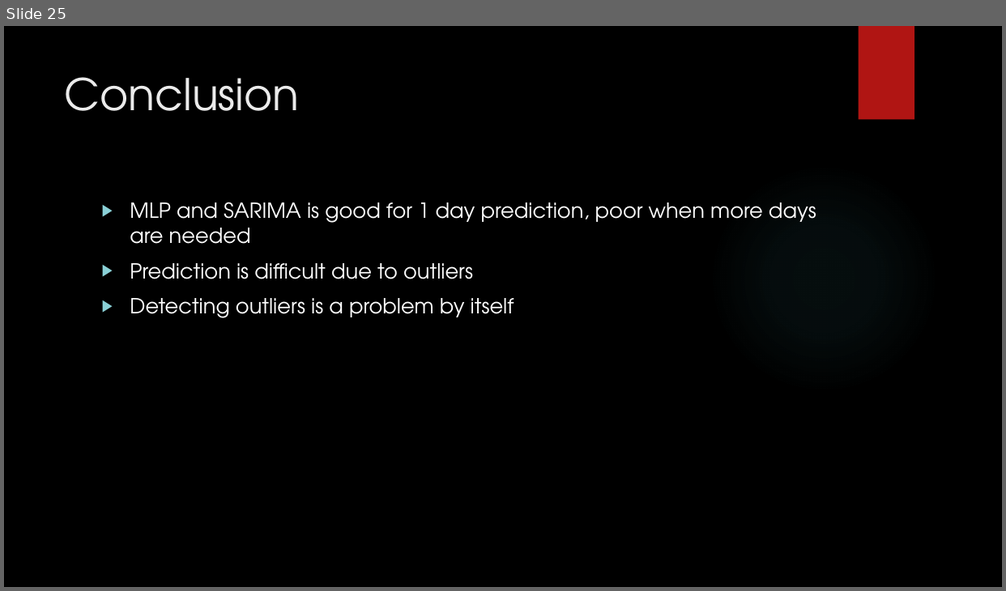
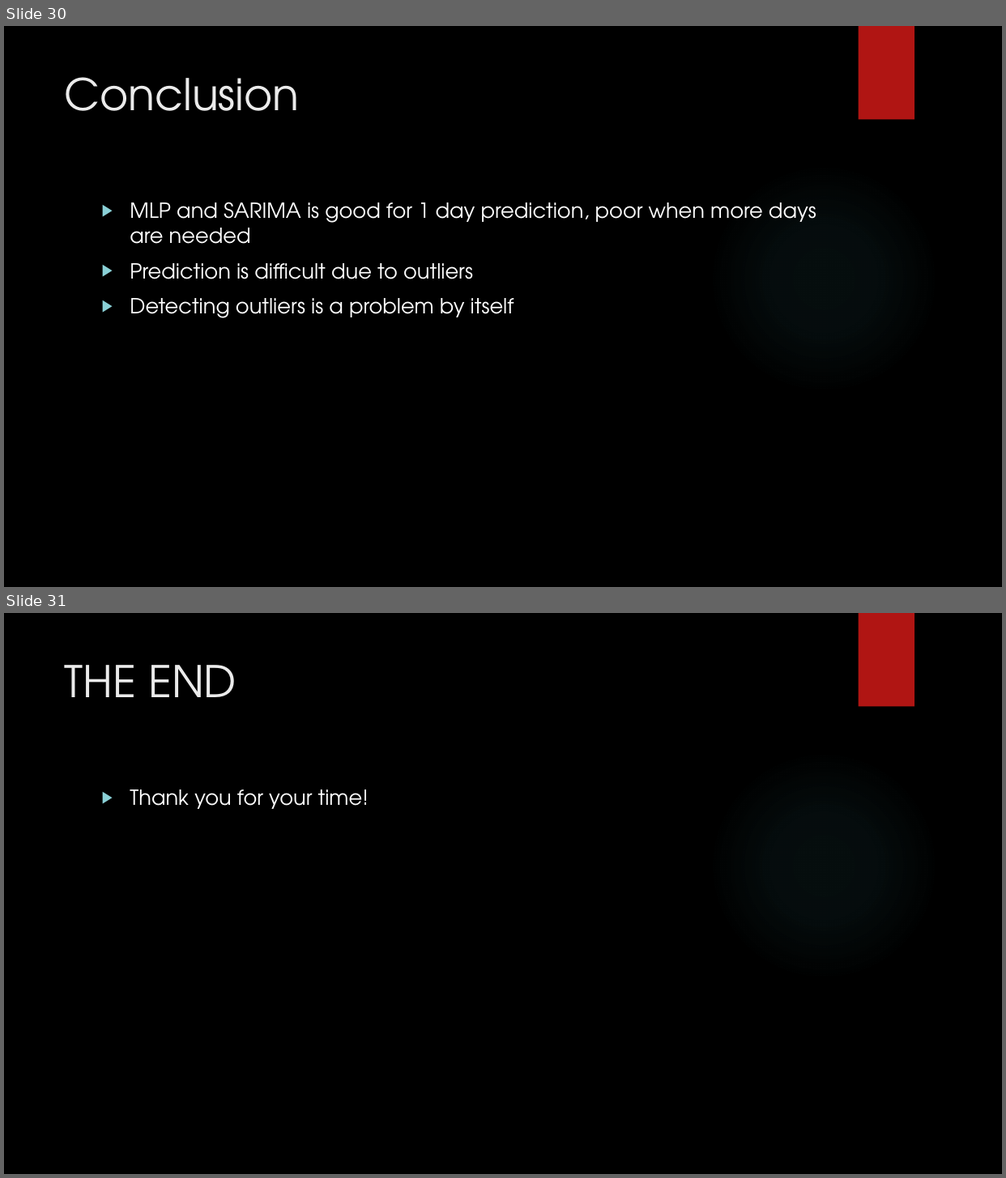
Before and after one commit to aattwwss/FYP-code, a slide deck: Reports/presentation_fyp.pptx. Shown one above the other, each under a label of ours: slide 25 before the commit, slides 30 and 31 after it. The pictures are 1006x591 and 1006x1178 pixels, drawn with LibreOffice and Linux fonts; fonts in the diff are those of the drawing; background and template pictures are left out. Boxes give left, top, right and bottom in pixels: in the first picture for what was removed or moved away, otherwise in the second. Text is boxed around its words. In the diff, an @@ line names an element or a change of style, - is before the commit and + after.

```diff
--- a/Reports/presentation_fyp.pptx
+++ b/Reports/presentation_fyp.pptx
@@ slide 31 added at [4, 613, 1002, 1174], background picture (left out); not listed: 2 template elements that a slide beside it also shows @@
@@ title added at [65, 665, 236, 697], 42 pt, text #EBEBEB @@
+THE END
@@ text added at [130, 790, 368, 809], 20 pt, text #FFFFFF @@
+▶ Thank you for your time!
@@ what was slide 25 is now slide 30 @@
```
Also in this commit, not shown: 2 slides changed, 8 other slides added, 3 slides removed.
